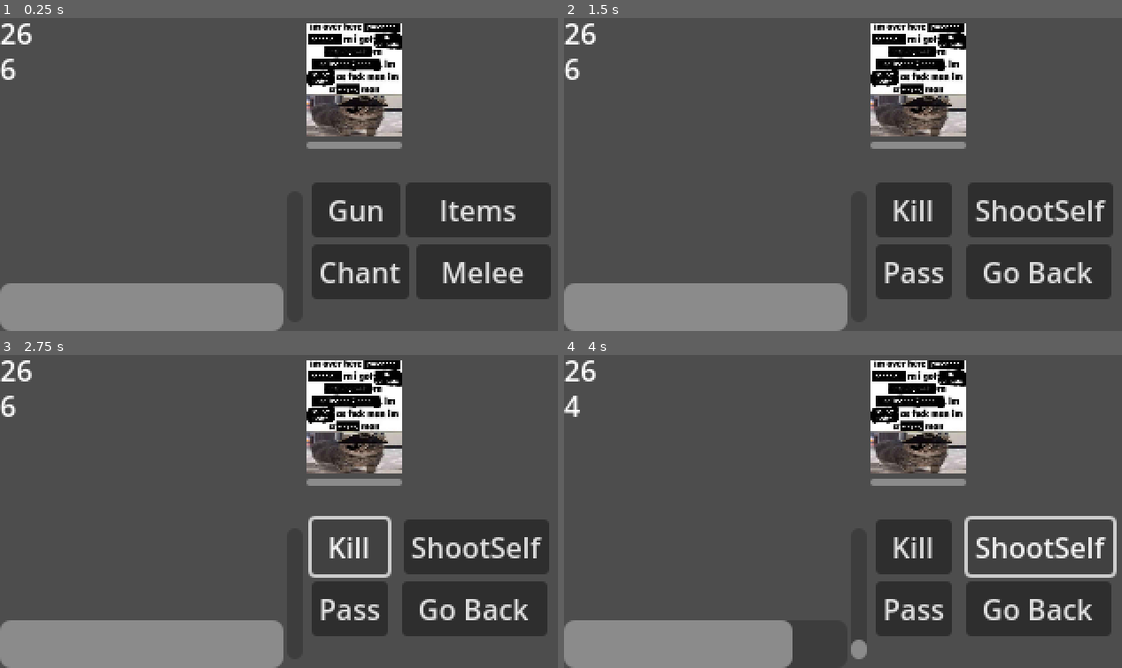
Above: before the commit, frames 1-4 (two rows, left to right).
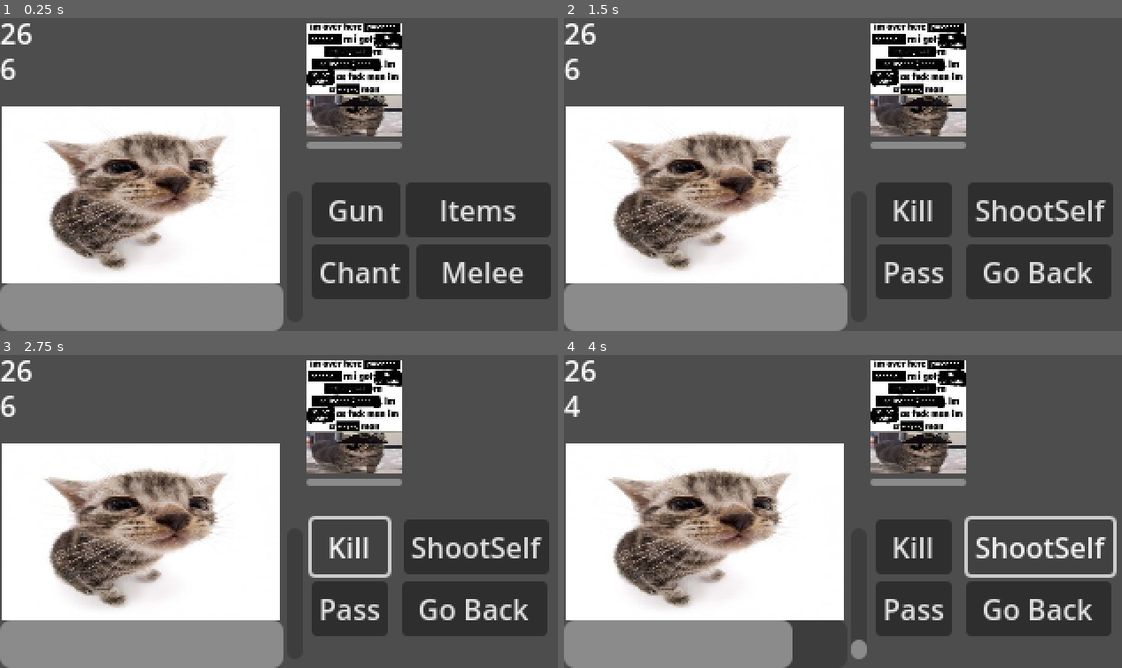
Above: after the commit, the same moments.

Repository: qthn67/HollowChamberGame
Game: Godot game, scene res://grid_map.tscn
The game is run twice, just before and just after one commit, with the same random seed, the same clock (stepped at 60 frames per second) and the same inputs.
Inputs (mouse positions are in pixels of both pictures, inside the frame that each line leads up to):
- Up to frame 1 (0.25 s): no input
- Up to frame 2 (1.5 s): click (915, 83) at 0.5 s; click "Gun" at 1.25 s
- Up to frame 3 (2.75 s): click "Kill" at 2 s
- Up to frame 4 (4 s): click "Pass" at 2.75 s; click "ShootSelf" at 3.5 s

The runs differ from the first frame. In frame 1, 27% of the frame differs, in the area x 0-51%, y 28-85%; in frame 2, 27%; in frame 3, 27%; in frame 4, 27%.

Commit message:
Added Wunkus

Diff:
--- a/combat.tscn
+++ b/combat.tscn
@@ -1,13 +1,23 @@
-[gd_scene load_steps=4 format=3 uid="uid://c8tneiqjwxnx1"]
+[gd_scene load_steps=5 format=3 uid="uid://c8tneiqjwxnx1"]
 
 [ext_resource type="PackedScene" uid="uid://58fw7yrffgly" path="res://Enemies/testenemy.tscn" id="1_6v83h"]
 [ext_resource type="Script" path="res://combat.gd" id="1_d54ak"]
 [ext_resource type="Script" path="res://button.gd" id="2_hqfi1"]
+[ext_resource type="Texture2D" uid="uid://xhvnjc68gp6t" path="res://Player/wunkus.jpg" id="2_y5sla"]
 
 [node name="Combat" type="Control"]
 layout_mode = 3
 anchors_preset = 0
 script = ExtResource("1_d54ak")
+
+[node name="TempPlayer" type="TextureRect" parent="."]
+layout_mode = 0
+offset_left = 1.0
+offset_top = 53.0
+offset_right = 786.0
+offset_bottom = 553.0
+scale = Vector2(0.2, 0.2)
+texture = ExtResource("2_y5sla")
 
 [node name="BonusTurnBar" type="ProgressBar" parent="."]
 layout_mode = 0
Binary file added: Player/wunkus.jpg
Not shown, added: Player/wunkus.jpg.import
